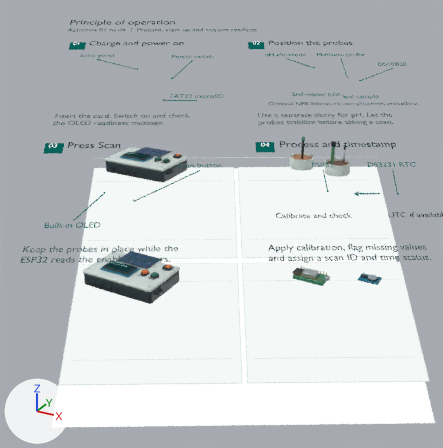
A saved change to the Blender file models/blend-files/hybrid_soil_reader_principle_of_operation.blend.
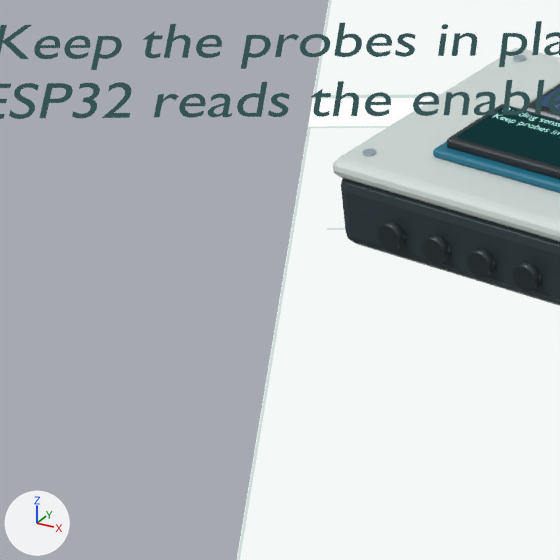
There are two pictures of each version: one whole from a camera (50 mm lens) standing at (9.01, -17.85, 8.28) and looking at (0.63, -2.61, 0.66), one close up on the part from 5% to 28% of the width and 54% to 76% of the height. Lighting does not change. The marker at lower left points along +X, +Y and +Z. The older version's two pictures come first. Text is drawn in Blender's own font.

Objects in the first close-up: 'Enclosure base.001', 'Keep the probes in place while the / ESP32 reads the enabled sensors.', 'OLED bezel.001', 'OLED display surface.001', 'Plate border rectangle.007', 'Plate card background rectangle', 'Plate card background rectangle.002', 'Plate white rectangle', 'Removable enclosure lid.001', 'SSD1306 PCB.001', 'Sealed sensor cable entry.005' and 10 more.
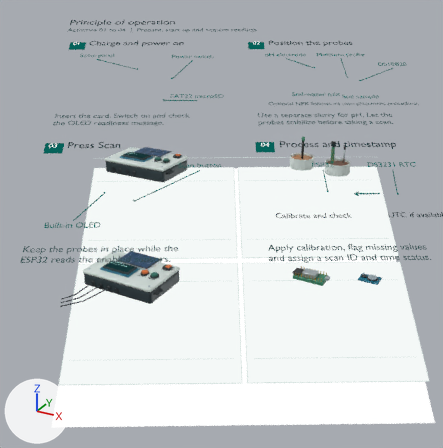
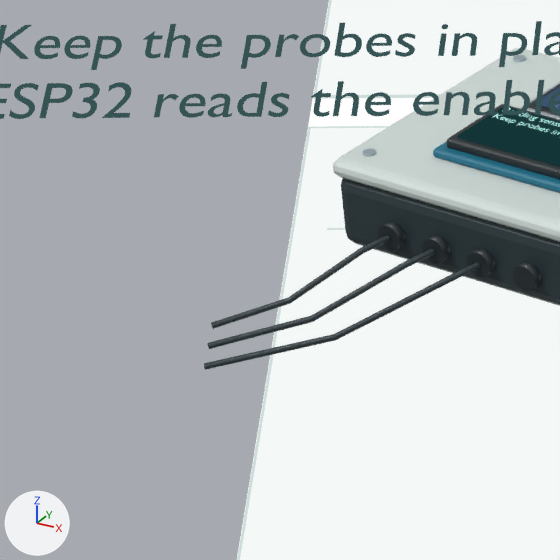
Commit message: docs(thesis): add CAD figures to the principle of operation

Location of each change, (x1, y1, x2, y2) in pixels of the close-ups (560 x 560 px):
'Connected probe lead.002', added
    after: (204, 262, 480, 370)
'Connected probe lead.001', added
    after: (207, 249, 435, 349)
'Connected probe lead', added
    after: (211, 235, 390, 329)

What changed in the scene script:
```text
Add cu_connected_probe_lead_002:
    cu_connected_probe_lead_002 = bpy.data.curves.new('Connected probe lead.002', 'CURVE')
    cu_connected_probe_lead_002.dimensions = '3D'
    _sp = cu_connected_probe_lead_002.splines.new('POLY'); _sp.points.add(3)
    _sp.points.foreach_set('co', [-2.052, -4.999, -1.164, 1.0, -2.112, -5.149, -1.184, 1.0, -2.714, -5.449, -1.571, 1.0, -3.225, -5.926, -1.652, 1.0])
    cu_connected_probe_lead_002.materials.append(mat_polymer_housing)  # dark cyan #29393e
    cu_connected_probe_lead_002.bevel_resolution = 2
    cu_connected_probe_lead_002.bevel_depth = 0.018
    cu_connected_probe_lead_002.fill_mode = 'FULL'
Add cu_connected_probe_lead_001:
    cu_connected_probe_lead_001 = bpy.data.curves.new('Connected probe lead.001', 'CURVE')
    cu_connected_probe_lead_001.dimensions = '3D'
    _sp = cu_connected_probe_lead_001.splines.new('POLY'); _sp.points.add(3)
    _sp.points.foreach_set('co', [-2.362, -4.999, -1.164, 1.0, -2.422, -5.149, -1.184, 1.0, -2.889, -5.426, -1.517, 1.0, -3.282, -5.826, -1.594, 1.0])
    cu_connected_probe_lead_001.materials.append(mat_polymer_housing)  # dark cyan #29393e
    cu_connected_probe_lead_001.bevel_resolution = 2
    cu_connected_probe_lead_001.bevel_depth = 0.018
    cu_connected_probe_lead_001.fill_mode = 'FULL'
Add cu_connected_probe_lead:
    cu_connected_probe_lead = bpy.data.curves.new('Connected probe lead', 'CURVE')
    cu_connected_probe_lead.dimensions = '3D'
    _sp = cu_connected_probe_lead.splines.new('POLY'); _sp.points.add(3)
    _sp.points.foreach_set('co', [-2.672, -4.999, -1.164, 1.0, -2.732, -5.149, -1.184, 1.0, -3.063, -5.402, -1.463, 1.0, -3.34, -5.725, -1.535, 1.0])
    cu_connected_probe_lead.materials.append(mat_polymer_housing)  # dark cyan #29393e
    cu_connected_probe_lead.bevel_resolution = 2
    cu_connected_probe_lead.bevel_depth = 0.018
    cu_connected_probe_lead.fill_mode = 'FULL'
Add ob_connected_probe_lead_002:
    ob_connected_probe_lead_002 = bpy.data.objects.new('Connected probe lead.002', cu_connected_probe_lead_002)
    ob_connected_probe_lead_002.location = (0.0, 0.0, 0.0)
Add ob_connected_probe_lead_001:
    ob_connected_probe_lead_001 = bpy.data.objects.new('Connected probe lead.001', cu_connected_probe_lead_001)
    ob_connected_probe_lead_001.location = (0.0, 0.0, 0.0)
Add ob_connected_probe_lead:
    ob_connected_probe_lead = bpy.data.objects.new('Connected probe lead', cu_connected_probe_lead)
    ob_connected_probe_lead.location = (0.0, 0.0, 0.0)
```
